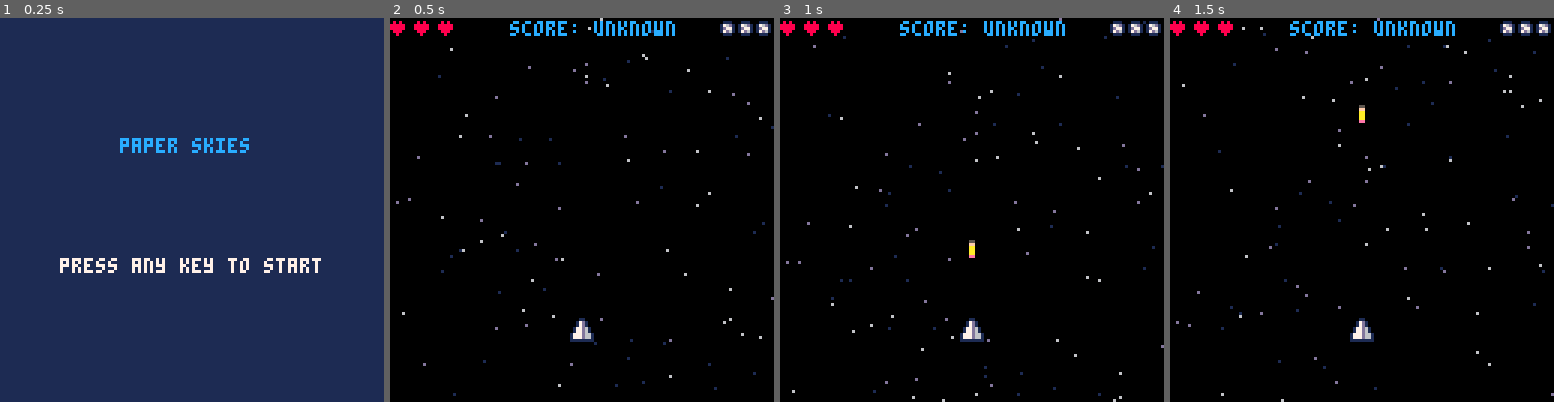
Above: before the commit, frames 1-4 (left to right).
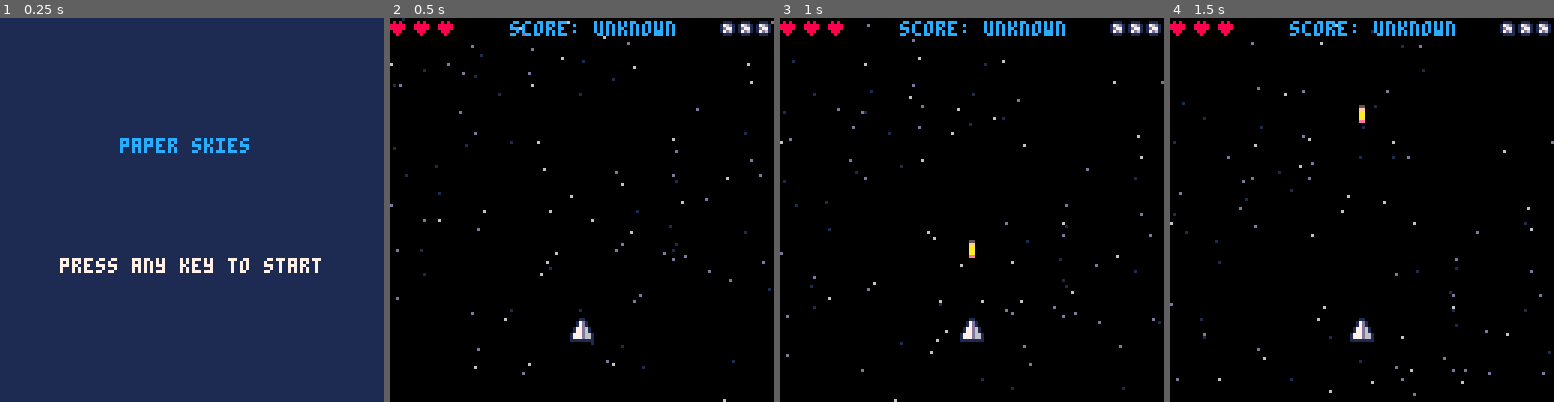
Above: after the commit, the same moments.

Repository: weggos2000/Pico-8-games
Game: PICO-8 cartridge paper_skies.p8
The game is run twice, just before and just after one commit, with the same random seed, the same clock (stepped at 60 frames per second) and the same inputs.
Inputs:
- Up to frame 1 (0.25 s): no input
- Up to frame 2 (0.5 s): tap X (X key) at 0.33 s
- Up to frame 3 (1 s): tap O (Z key) at 0.7 s
- Up to frame 4 (1.5 s): tap X (X key) at 1.07 s

Frame 1 is identical in both runs. In frame 2, 1.2% of the frame differs, in the area x 0-100%, y 0-100%; in frame 3, 1.2%; in frame 4, 1.2%.

Commit message:
Changed stars from array to objects

Diff:
--- a/paper_skies.p8
+++ b/paper_skies.p8
@@ -51,28 +50,36 @@
 		add(stary,rnd(128))
 		add(starspd,rnd(1.5)+0.5)
 	end
+	stars={}
+	for i=1,100 do
+	 local newstar={}
+	 newstar.x=flr(rnd(128))
+	 newstar.y=flr(rnd(128))
+	 newstar.spd=rnd(1.5)+0.5
+	 add(stars,newstar)
+	end
 end
 -->8
---i forgot what i was doing and am too lazy to look what the code does
+-- tools
 function starfield()
-	for i=1,#starx do
-		local strcol=6
-		if starspd[i]<1 then
-			strcol=1
-		elseif starspd[i]<1.5 then
-		 strcol=13
-		end
-		pset(starx[i],stary[i],strcol)
-	end
+ for i=1,#stars do
+  local mystar=stars[i]
+  local scol=6
+  if mystar.spd<1 then
+  	scol=1
+  elseif mystar.spd<1.5 then
+   scol=13
+  end
+  pset(mystar.x,mystar.y,scol)
+ end
 end
 function animatestars()
-	for i=1,#stary do
-	 local sy=stary[i]
-		sy+=starspd[i]
-		if sy>128 then
-			sy=sy-128
-		end
-		stary[i]=sy
+ for i=1,#stars do
+  local mystar=stars[i]
+  mystar.y=mystar.y+mystar.spd
+  if mystar.y>128 then
+  	mystar.y=mystar.y-128
+  end
  end
 end
 -->8
